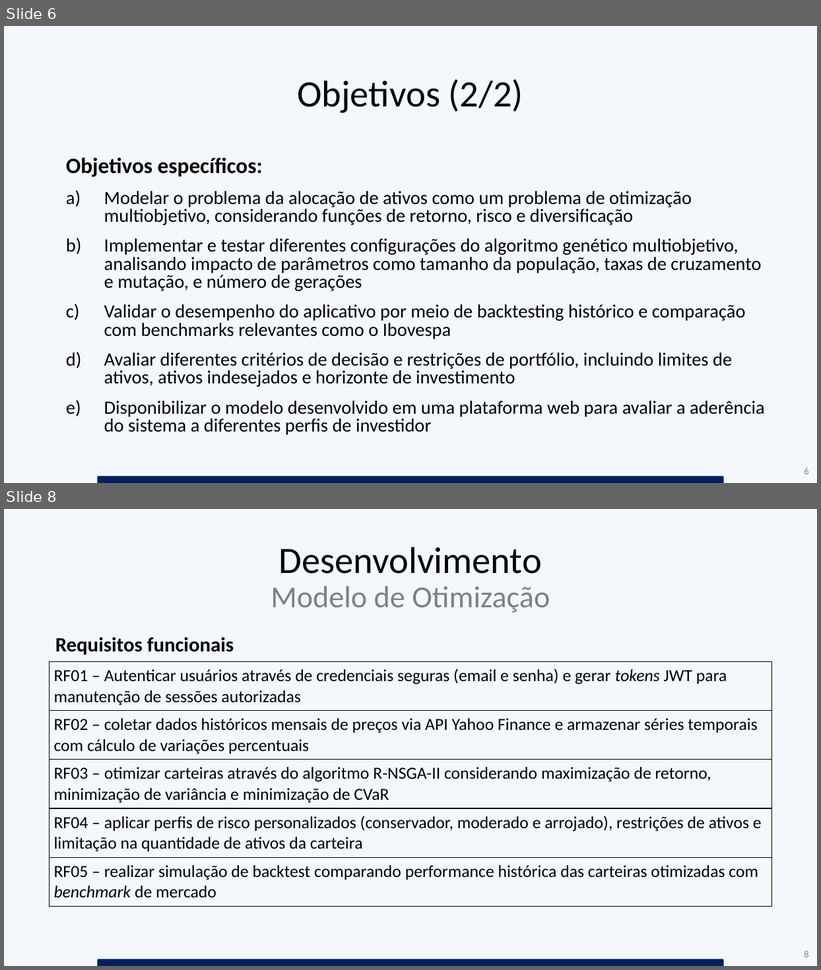
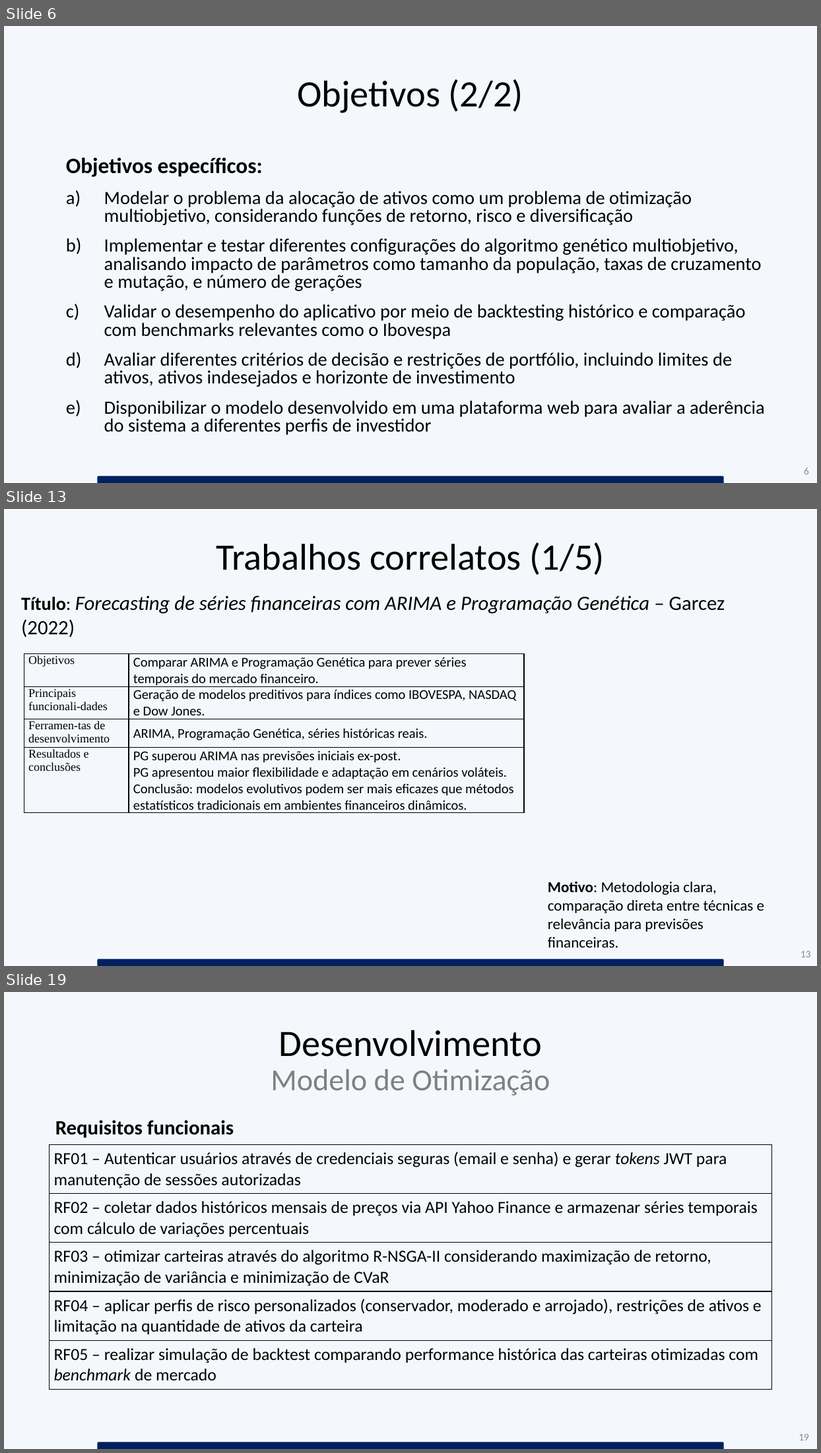
Before and after one commit to brunofvincensi/TCC, a slide deck: TCC_Apresentacao_Alexandre_e_Bruno.pptx. Shown one above the other, each under a label of ours: slides 6 and 8 before the commit, slides 6, 13 and 19 after it; the slides between them are not shown. The pictures are 821x970 and 821x1453 pixels, drawn with LibreOffice and Linux fonts; fonts in the diff are those of the drawing. Boxes give left, top, right and bottom in pixels: in the first picture for what was removed or moved away, otherwise in the second. Text is boxed around its words. In the diff, an @@ line names an element or a change of style, - is before the commit and + after.

```diff
--- a/TCC_Apresentacao_Alexandre_e_Bruno.pptx
+++ b/TCC_Apresentacao_Alexandre_e_Bruno.pptx
@@ slide 13 added at box(4, 509, 817, 966), background #DEEBF7 at 31% opacity @@
@@ title added at box(216, 543, 605, 575), 44 pt, text #000000 @@
+Trabalhos correlatos (1/5)
@@ text added at box(21, 595, 725, 637), 24 pt, text #000000, italic @@
+Título: Forecasting de séries financeiras com ARIMA e Programação Genética – Garcez (2022)
@@ table added at box(24, 654, 524, 816), 4 rows, 2 columns @@
+Objetivos | Comparar ARIMA e Programação Genética para prever séries temporais do mercado financeiro.
+Principais funcionali-dades | Geração de modelos preditivos para índices como IBOVESPA, NASDAQ e Dow Jones.
+Ferramen-tas de desenvolvimento | ARIMA, Programação Genética, séries históricas reais.
+Resultados e conclusões | PG superou ARIMA nas previsões iniciais ex-post. / PG apresentou maior flexibilidade e adaptação em cenários voláteis. / Conclusão: modelos evolutivos podem ser mais eficazes que métodos estatísticos tradicionais em ambientes financeiros dinâmicos.
@@ text added at box(548, 882, 764, 948), 18 pt, text #000000 @@
+Motivo: Metodologia clara, comparação direta entre técnicas e relevância para previsões financeiras.
@@ round same rect added at box(97, 960, 724, 966), fill #002060 @@
@@ page number added at box(801, 951, 811, 958), 12 pt, text #8C8C8C @@
+13
@@ what was slide 8 is now slide 19 @@
@@ page number at box(799, 1434, 809, 1441): text changed @@
-8
+19
```
Also in this commit, not shown: 5 slides changed, 23 other slides added, 3 slides removed, 54 other files.
